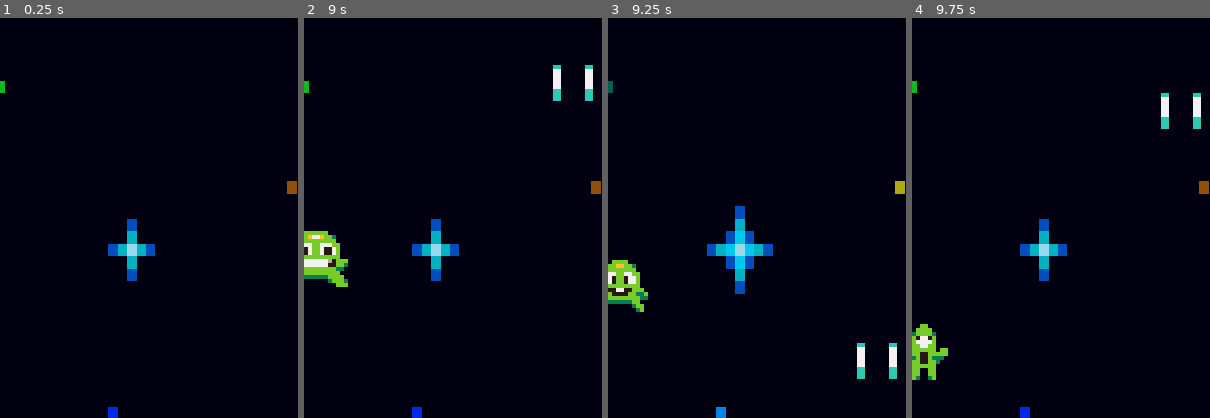
Above: before the commit, frames 1-4 (left to right).
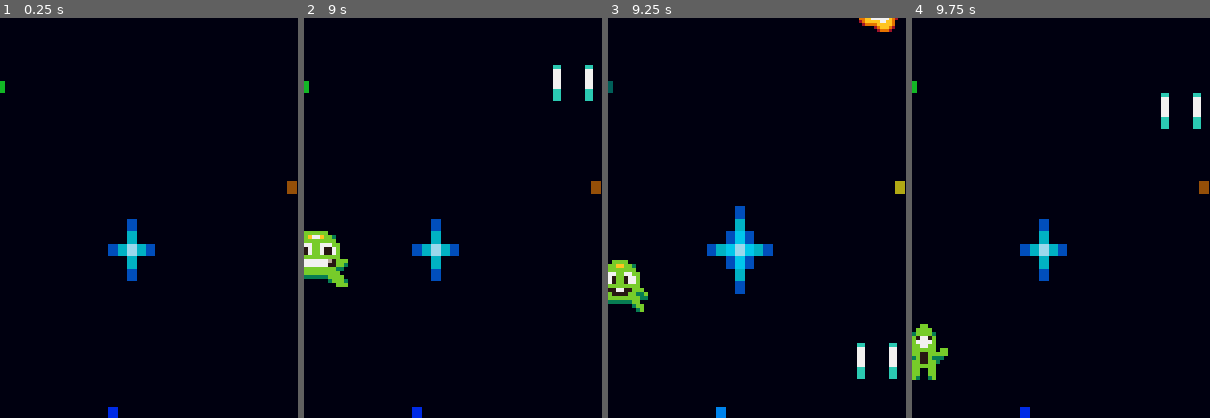
Above: after the commit, the same moments.

Repository: cheskya/ISCS3014-Project3
Game: Godot game, scene res://scenes/game.tscn
Two runs of this game, one before a commit and one after it. Both use one fixed random seed, a clock stepped at 60 frames per second and the inputs below.
Inputs:
- Up to frame 1 (0.25 s): no input
- Up to frame 2 (9 s): hold D (right) 0.53-1.28 s; hold Space (shoot) 0.53-1.28 s; hold S (down) 1.28-2.03 s; tap Space (shoot) every 1.5 s from 1.35 to 8.85 s; hold D (right) 2.03-2.78 s; hold Space (shoot) 2.03-2.78 s; hold W (up) 2.78-3.53 s; hold Space (shoot) 3.53-4.28 s; hold A (left) 3.53-5.03 s; hold S (down) 5.03-5.78 s; hold Space (shoot) 5.03-5.78 s; hold D (right) 5.78-6.53 s; hold W (up) 6.53-7.28 s; hold Space (shoot) 6.53-7.28 s; hold D (right) 7.28-8.03 s; hold S (down) 8.03-8.78 s; hold Space (shoot) 8.03-8.78 s; hold A (left) from 8.78 s (still down)
- Up to frame 3 (9.25 s): keep holding A (left)
- Up to frame 4 (9.75 s): release A (left) at 9.53 s; hold W (up) from 9.53 s (still down); hold Space (shoot) from 9.53 s (still down)
The pictures show only the part of the screen within x 49-99%, y 0-50%; the shares and areas given below are measured in that part.

Frames 1-2 are identical in both runs. In frame 3, 0.3% of the frame differs, in the area x 84-98%, y 0-4%; in frame 4, nothing differs.

Commit message:
Fix player bullet functionality

Diff:
--- a/scenes/playerbullet.gd
+++ b/scenes/playerbullet.gd
@@ -1,15 +1,26 @@
 extends Node2D
 
 @export var speed = 500
+@onready var animation = $AnimatedSprite2D
 var spawn_location
+var has_hit = false
 
 # Called when the node enters the scene tree for the first time.
 func _ready() -> void:
+	animation.play("default")
 	add_to_group("playerbullet")
 	spawn_location = get_node("../Player").global_position
 	spawn_location.y -= 50
 	global_translate(spawn_location)
-	pass
 
 func _physics_process(delta: float) -> void:
-	translate(Vector2.UP * speed * delta)
+	if not has_hit:
+		translate(Vector2.UP * speed * delta)
+
+func _on_area_entered(area: Area2D) -> void:
+	print("bullet has collided w/ enemy")
+	has_hit = true
+	self.scale = Vector2(3,3)
+	animation.play("explosion")
+	await animation.animation_finished
+	self.queue_free()
--- a/scenes/playerbullet.tscn
+++ b/scenes/playerbullet.tscn
@@ -1,20 +1,79 @@
-[gd_scene load_steps=4 format=3 uid="uid://dia3x7kv2p4g5"]
+[gd_scene load_steps=11 format=3 uid="uid://dia3x7kv2p4g5"]
 
 [ext_resource type="Texture2D" uid="uid://bgarrictjy4o7" path="res://assets/Projectiles/Player_beam (16 x 16).png" id="1_0l10t"]
 [ext_resource type="Script" path="res://scenes/playerbullet.gd" id="1_pil80"]
+[ext_resource type="Texture2D" uid="uid://c0yngbywtgn56" path="res://assets/Effects/Explosion (16 x 16).png" id="3_sqwuf"]
 
 [sub_resource type="RectangleShape2D" id="RectangleShape2D_xmetl"]
 size = Vector2(10, 9)
 
+[sub_resource type="AtlasTexture" id="AtlasTexture_374c1"]
+atlas = ExtResource("3_sqwuf")
+region = Rect2(0, 0, 16, 16)
+
+[sub_resource type="AtlasTexture" id="AtlasTexture_erbur"]
+atlas = ExtResource("3_sqwuf")
+region = Rect2(16, 0, 16, 16)
+
+[sub_resource type="AtlasTexture" id="AtlasTexture_tkvhf"]
+atlas = ExtResource("3_sqwuf")
+region = Rect2(32, 0, 16, 16)
+
+[sub_resource type="AtlasTexture" id="AtlasTexture_gwkr1"]
+atlas = ExtResource("3_sqwuf")
+region = Rect2(48, 0, 16, 16)
+
+[sub_resource type="AtlasTexture" id="AtlasTexture_l87ng"]
+atlas = ExtResource("3_sqwuf")
+region = Rect2(64, 0, 16, 16)
+
+[sub_resource type="SpriteFrames" id="SpriteFrames_d02rr"]
+animations = [{
+"frames": [{
+"duration": 1.0,
+"texture": ExtResource("1_0l10t")
+}],
+"loop": true,
+"name": &"default",
+"speed": 5.0
+}, {
+"frames": [{
+"duration": 1.0,
+"texture": SubResource("AtlasTexture_374c1")
+}, {
+"duration": 1.0,
+"texture": SubResource("AtlasTexture_erbur")
+}, {
+"duration": 1.0,
+"texture": SubResource("AtlasTexture_tkvhf")
+}, {
+"duration": 1.0,
+"texture": SubResource("AtlasTexture_gwkr1")
+}, {
+"duration": 1.0,
+"texture": SubResource("AtlasTexture_l87ng")
+}],
+"loop": false,
+"name": &"explosion",
+"speed": 12.0
+}]
+
 [node name="PlayerBullet" type="Area2D"]
 scale = Vector2(4, 4)
 collision_layer = 4
-collision_mask = 0
+collision_mask = 2
 script = ExtResource("1_pil80")
 
 [node name="Sprite2D" type="Sprite2D" parent="."]
+visible = false
 texture = ExtResource("1_0l10t")
 
 [node name="Hitbox" type="CollisionShape2D" parent="."]
 position = Vector2(0, 0.5)
 shape = SubResource("RectangleShape2D_xmetl")
+
+[node name="AnimatedSprite2D" type="AnimatedSprite2D" parent="."]
+sprite_frames = SubResource("SpriteFrames_d02rr")
+animation = &"explosion"
+
+[connection signal="area_entered" from="." to="." method="_on_area_entered"]
